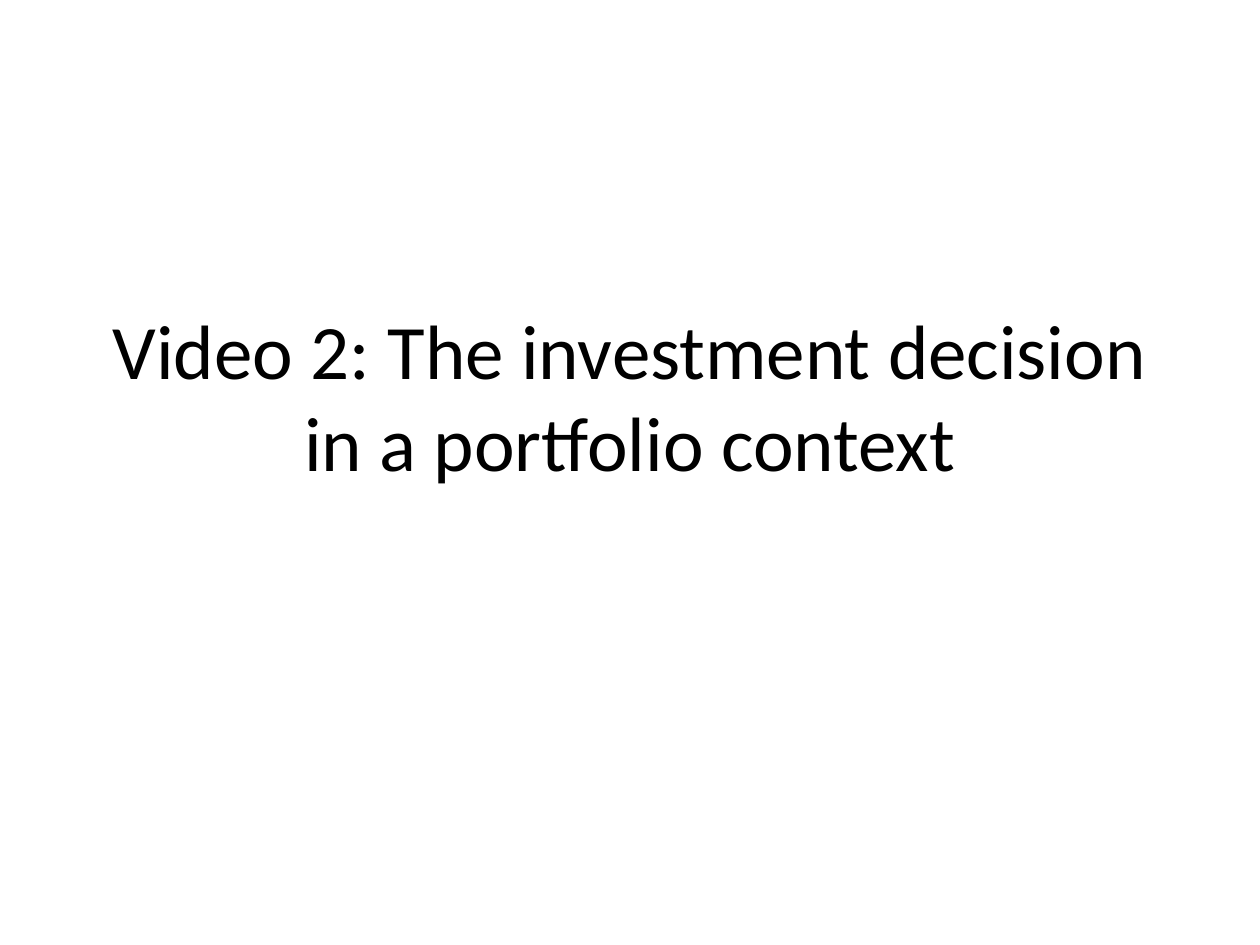
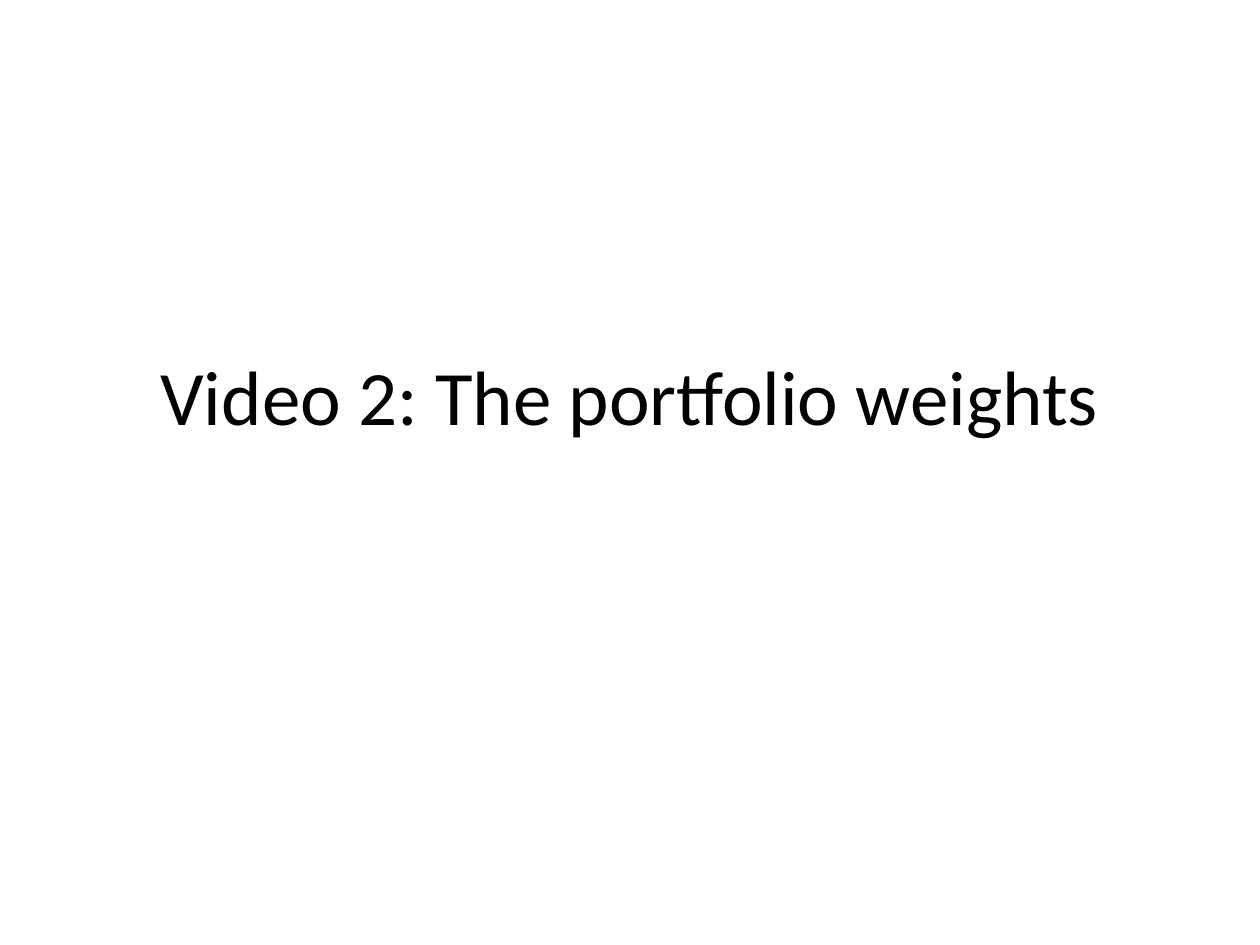
Before and after one commit to saciestudio/courses-intro-portfolio-analysis, a slide deck: slide 6 of scripts/Chapter1.pptx (slide 8 before the commit). Drawn at 1260x945 pixels with LibreOffice and Linux fonts; fonts in the diff are those of the drawing. Boxes give left, top, right and bottom in pixels: in the first picture for what was removed or moved away, otherwise in the second. Text is boxed around its words. In the diff, an @@ line names an element or a change of style, - is before the commit and + after.

```diff
--- a/scripts/Chapter1.pptx
+++ b/scripts/Chapter1.pptx
@@ title at [160, 371, 1098, 439]: text changed @@
-Video 2: The investment decision in a portfolio context
+Video 2: The portfolio weights
```
Also in this commit, not shown: 6 other slides changed, 12 slides added, 17 slides removed, 1 other file.
